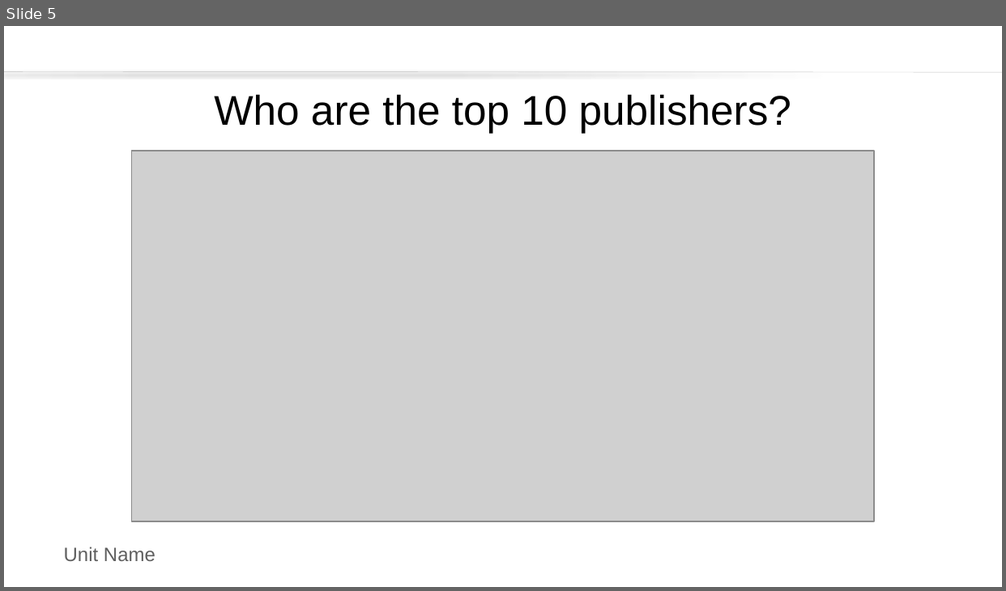
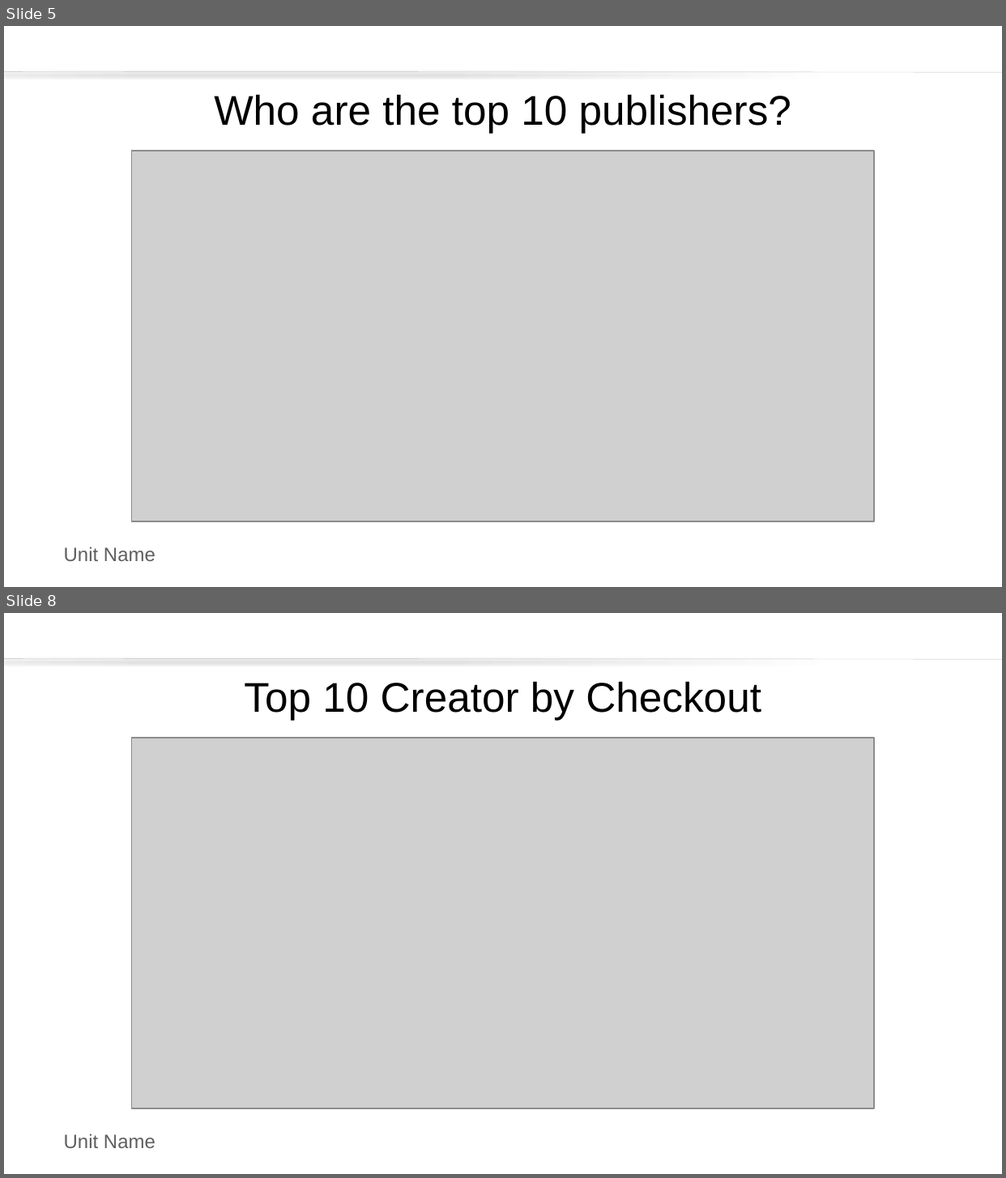
Before and after one commit to k1bu/Rutgers-Data-Science-Bootcamp-Project-1, a slide deck: Project 1 Presentation Slides_HP.pptx. Shown one above the other, each under a label of ours: slide 5 before the commit, slides 5 and 8 after it; the slides between them are not shown. The pictures are 1006x591 and 1006x1178 pixels, drawn with LibreOffice and Linux fonts; fonts in the diff are those of the drawing; grey boxes stand for pictures; background and template pictures are left out. Boxes give left, top, right and bottom in pixels: in the first picture for what was removed or moved away, otherwise in the second. Text is boxed around its words. In the diff, an @@ line names an element or a change of style, - is before the commit and + after.

```diff
--- a/Project 1 Presentation Slides_HP.pptx
+++ b/Project 1 Presentation Slides_HP.pptx
@@ slide 8 added at [4, 613, 1002, 1174], background #FFFFFF; not listed: 2 template elements that a slide beside it also shows @@
@@ title added at [244, 681, 761, 720], 30 pt, text #000000 @@
+Top 10 Creator by Checkout
@@ picture added at [132, 738, 874, 1109] @@
```
Also in this commit, not shown: 3 slides changed, 3 other slides added, 1 slide removed, 2 other files.
